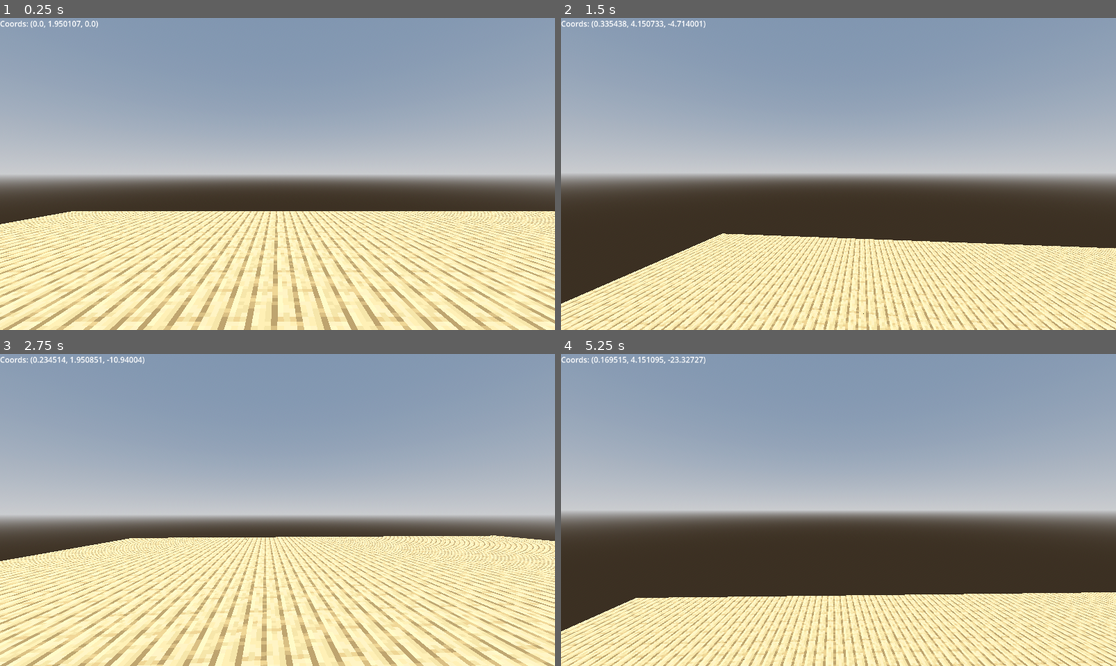
Above: before the commit, frames 1-4 (two rows, left to right).
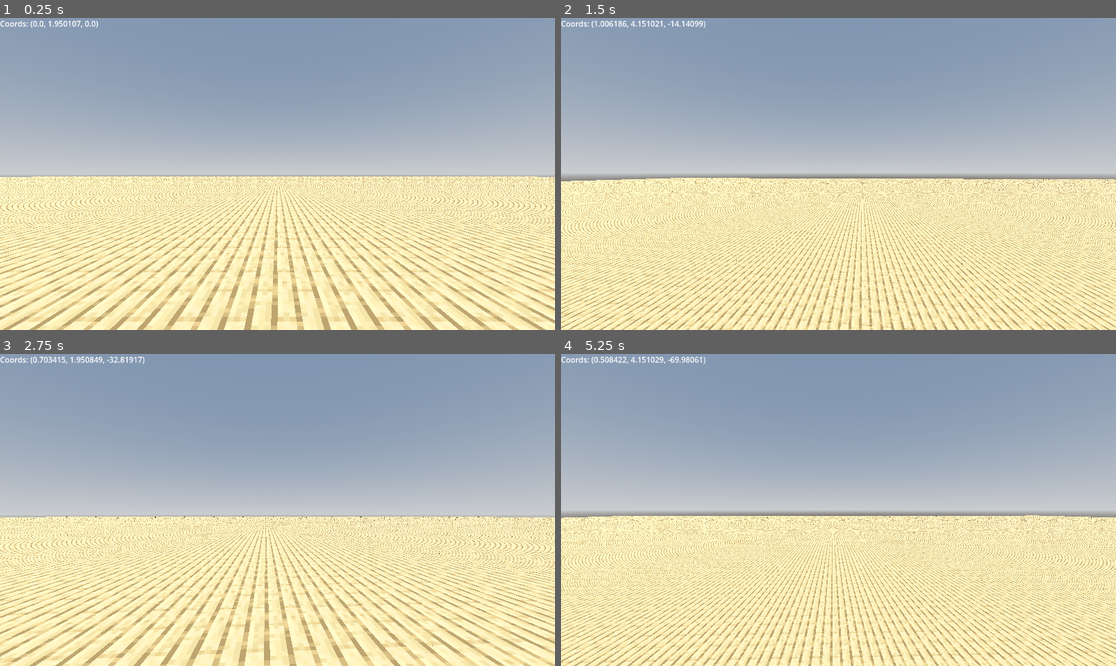
Above: after the commit, the same moments.

Repository: uncellon/voxel-craft
Game: Godot game, scene res://scenes/world.tscn
Two runs of this game, one before a commit and one after it. Both use one fixed random seed, a clock stepped at 60 frames per second and the inputs below.
Inputs (mouse positions are in pixels of both pictures, inside the frame that each line leads up to):
- Up to frame 1 (0.25 s): no input
- Up to frame 2 (1.5 s): tap Enter at 0.5 s; move the mouse to (866, 174) at 0.52 s; hold W (move_forward) from 0.53 s (still down); click (866, 174) at 0.6 s; tap Space (jump) at 0.77 s; move the mouse to (810, 174) at 1.27 s; right-click (810, 174) at 1.35 s
- Up to frame 3 (2.75 s): keep holding W (move_forward); tap Space (jump) at 1.52 s; move the mouse to (288, 503) at 2.02 s; click (288, 503) at 2.1 s
- Up to frame 4 (5.25 s): keep holding W (move_forward); move the mouse to (832, 516) at 2.77 s; right-click (832, 516) at 2.85 s; tap Space (jump) at 3.02, 3.77, 4.52 s; move the mouse to (877, 513) at 3.52 s; click (877, 513) at 3.6 s; move the mouse to (794, 506) at 4.27 s; right-click (794, 506) at 4.35 s; move the mouse to (844, 510) at 5.02 s; click (844, 510) at 5.1 s

The runs differ from the first frame. In frame 1, 11% of the frame differs, in the area x 0-100%, y 50-67%; in frame 2, 39%; in frame 3, 26%; in frame 4, 40%, in the area x 0-100%, y 0-100%.

Commit message:
Add chunk unloading in chunk manager

Diff:
--- a/scenes/world.tscn
+++ b/scenes/world.tscn
@@ -37,5 +37,5 @@
 mouse_filter = 1
 
 [node name="ChunkManager" parent="." node_paths=PackedStringArray("player") instance=ExtResource("3_4wyf3")]
-radius = 1
+radius = 16
 player = NodePath("../Player")
--- a/scripts/chunk.gd
+++ b/scripts/chunk.gd
@@ -46,9 +46,6 @@
 
 	generate()
 	update()
-
-func _process(_delta: float) -> void:
-	pass
 
 func generate() -> void:
 	for x in range(DIMENSIONS.x):
--- a/scripts/chunk_manager.gd
+++ b/scripts/chunk_manager.gd
@@ -31,6 +31,7 @@
 	var current_player_chunk_position = get_current_player_chunk_position()
 	if current_player_chunk_position != player_chunk_position:
 		player_chunk_position = current_player_chunk_position
+		unload_chunks()
 		load_chunks_at_player()
 
 func get_current_player_chunk_position() -> Vector2i:
@@ -46,5 +47,16 @@
 				continue
 			var chunk = Chunk.new()
 			chunk.chunk_position = chunk_position
+			loaded_chunks[chunk_position] = chunk
 			add_child(chunk)
-			loaded_chunks[chunk_position] = chunk
+
+func unload_chunks() -> void:
+	var loaded_chunks_positions: Array = loaded_chunks.keys()
+	for chunk_position in loaded_chunks_positions:
+		if (chunk_position.x - radius > player_chunk_position.x or \
+			chunk_position.x + radius < player_chunk_position.x or \
+			chunk_position.y - radius > player_chunk_position.y or \
+			chunk_position.y + radius < player_chunk_position.y) and \
+			loaded_chunks.has(chunk_position):
+			remove_child(loaded_chunks[chunk_position])
+			loaded_chunks.erase(chunk_position)
--- a/scripts/player.gd
+++ b/scripts/player.gd
@@ -1,6 +1,6 @@
 extends CharacterBody3D
 
-const SPEED = 5.0
+const SPEED = 5.0 * 3
 const JUMP_VELOCITY = 6.5
 
 var look_sensetivity = 0.002
